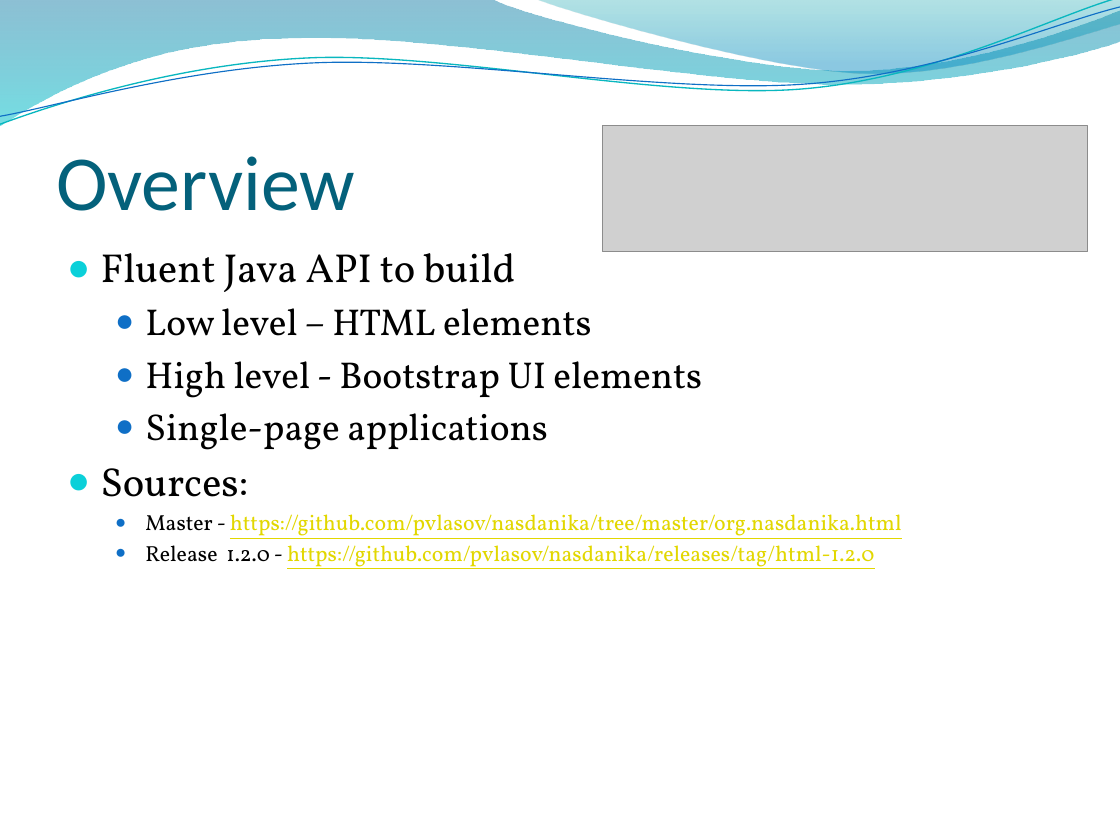
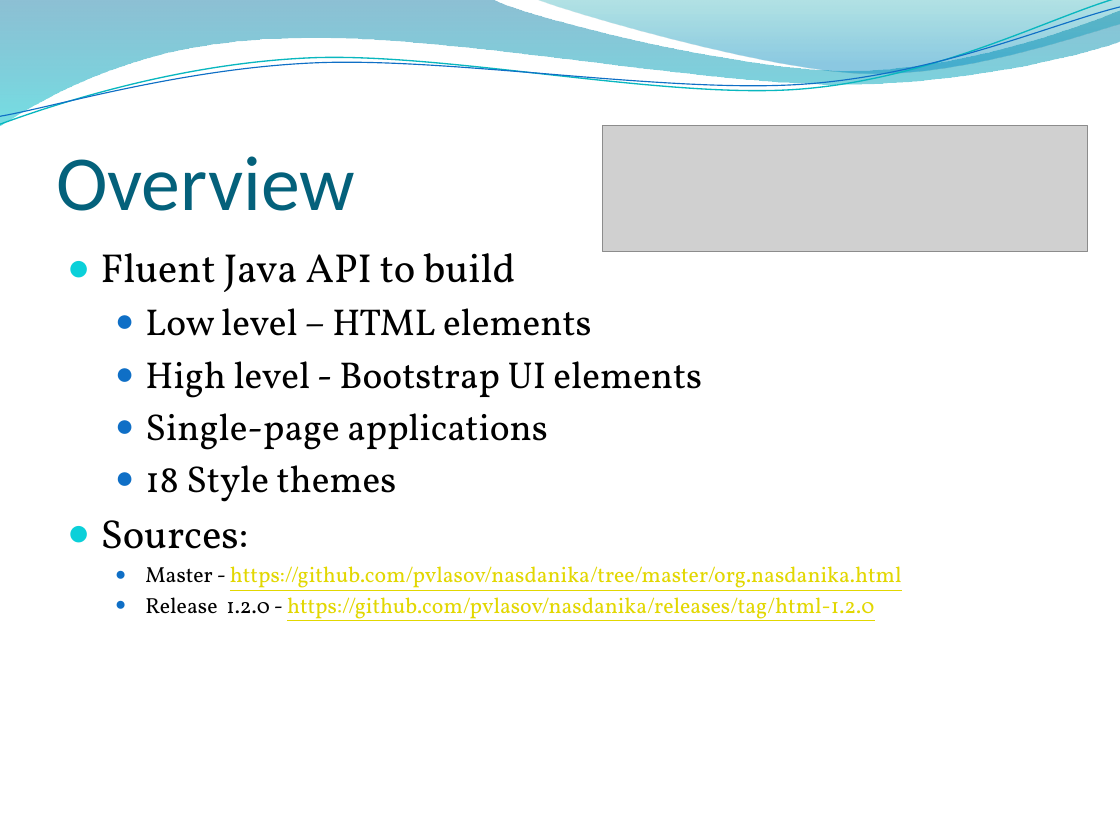
Before and after one commit to Nasdanika/server, a slide deck: slide 2 of Nasdanika HTML.pptx. Drawn at 1120x840 pixels with LibreOffice and Linux fonts; fonts in the diff are those of the drawing; grey boxes stand for pictures; background and template pictures are left out. Boxes give left, top, right and bottom in pixels: in the first picture for what was removed or moved away, otherwise in the second. Text is boxed around its words. In the diff, an @@ line names an element or a change of style, - is before the commit and + after.

Commit message:
HTML: Theme enum and bootstrapRoutingApplication Web: Modification of the extension point for DefaultHtmlFactory - bootstrapCssContainer attribute WebTest: feature version 0.1.0 Workspace Wizard: Generates all projects shells, feature, target, parent and aggregator projects are done.

```diff
--- a/Nasdanika HTML.pptx
+++ b/Nasdanika HTML.pptx
@@ text at (145,465,397,502): paragraph added @@
+  ● 18 Style themes
```
Also in this commit, not shown: 1 slide added, 17 other files.
